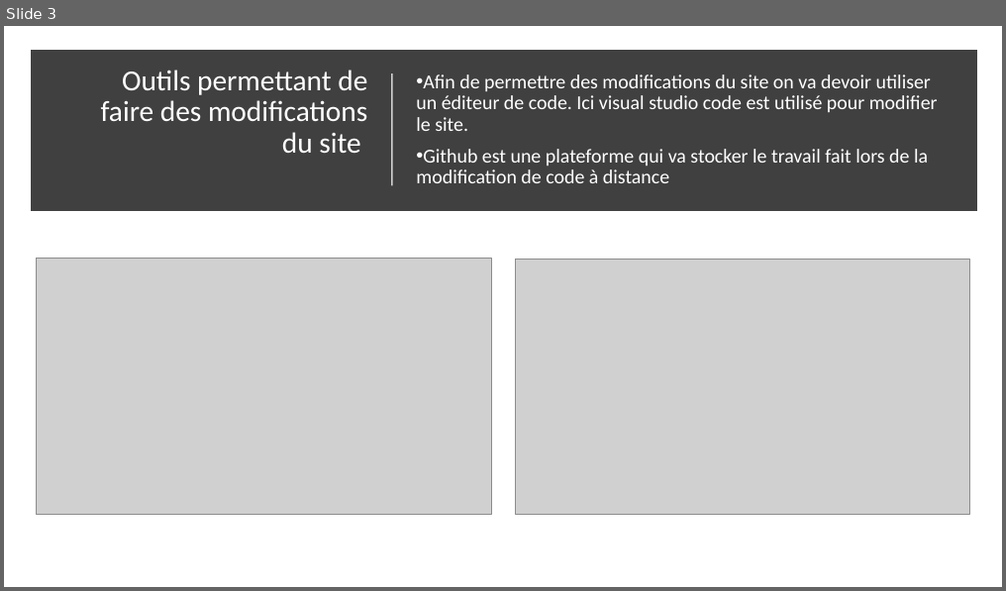
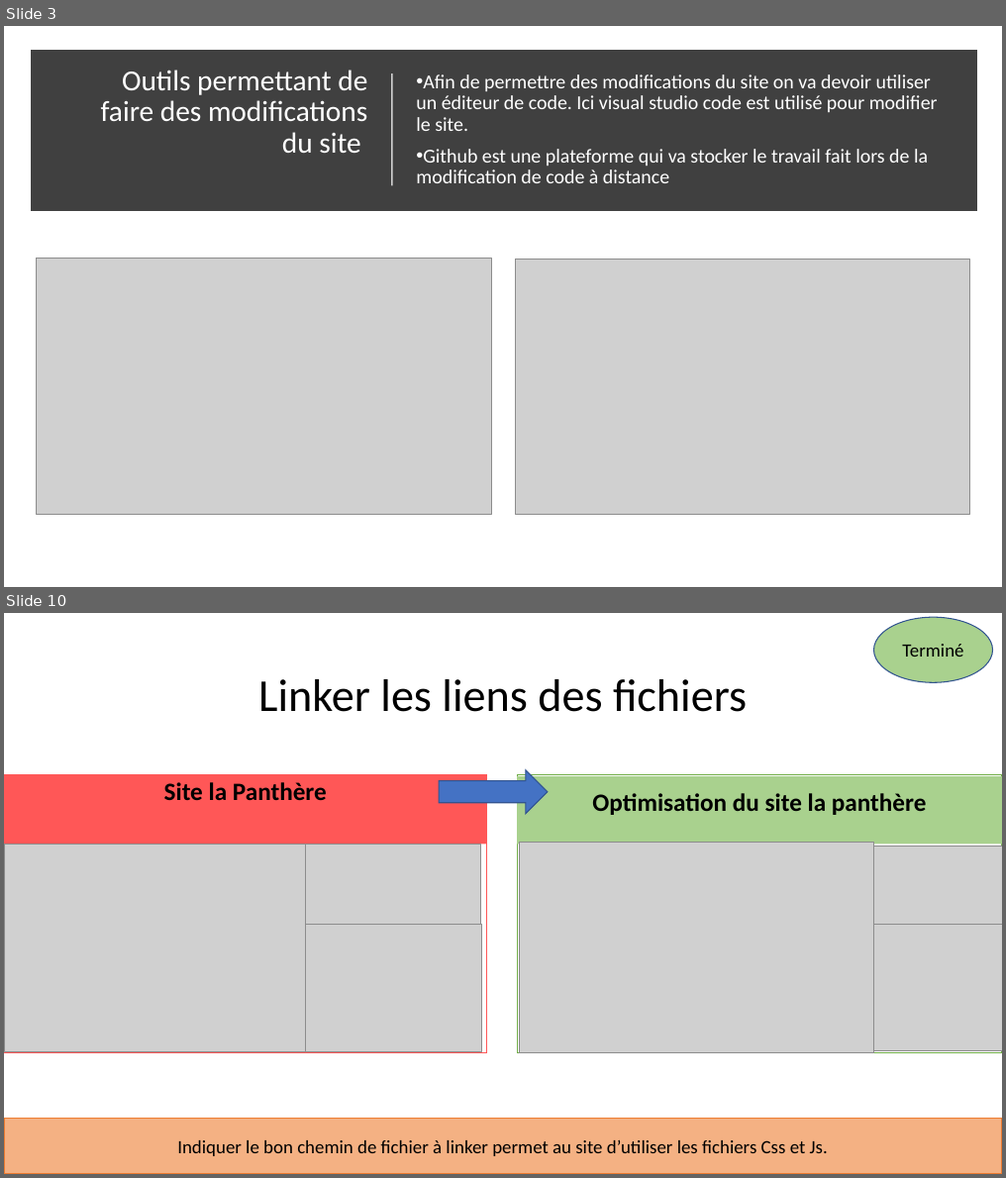
Before and after one commit to LimDavid458/la-panthere-optimise, a slide deck: rapport-seo.pptx. Shown one above the other, each under a label of ours: slide 3 before the commit, slides 3 and 10 after it; the slides between them are not shown. The pictures are 1006x591 and 1006x1178 pixels, drawn with LibreOffice and Linux fonts; fonts in the diff are those of the drawing; grey boxes stand for pictures. Boxes give left, top, right and bottom in pixels: in the first picture for what was removed or moved away, otherwise in the second. Text is boxed around its words. In the diff, an @@ line names an element or a change of style, - is before the commit and + after.

```diff
--- a/rapport-seo.pptx
+++ b/rapport-seo.pptx
@@ slide 10 added at (4, 613, 1002, 1174), background #FFFFFF @@
@@ ellipse added at (874, 618, 993, 682), fill #A9D18E, outline #325491 1 pt, 18 pt, text #000000 @@
+Terminé
@@ title added at (258, 679, 746, 712), 44 pt, text #000000 @@
+Linker les liens des fichiers
@@ rectangle added at (4, 774, 487, 1053), fill #FFFFFF, outline #FF5757 1 pt @@
@@ text added at (4, 774, 487, 844), fill #FF5757, 24 pt, text #000000, bold @@
+Site la Panthère
@@ right arrow added at (439, 770, 548, 814), fill #4472C4, outline #325491 1 pt @@
@@ text added at (517, 777, 1002, 845), fill #A9D18E, 24 pt, text #000000, bold @@
+Optimisation du site la panthère
@@ rectangle added at (518, 774, 1002, 1053), fill #FFFFFF, outline #70AD47 1 pt @@
@@ picture added at (4, 845, 337, 1053) @@
@@ picture added at (305, 845, 480, 928) @@
@@ picture added at (519, 842, 874, 1053) @@
@@ picture added at (874, 846, 1002, 937) @@
@@ picture added at (305, 925, 481, 1052) @@
@@ picture added at (874, 925, 1002, 1051) @@
@@ rectangle added at (4, 1119, 1002, 1174), fill #F4B183, outline #ED7D31 1 pt, 18 pt, text #000000 @@
+Indiquer le bon chemin de fichier à linker permet au site d’utiliser les fichiers Css et Js.
```
Also in this commit, not shown: 3 slides changed, 4 other slides added, 5 other files.
